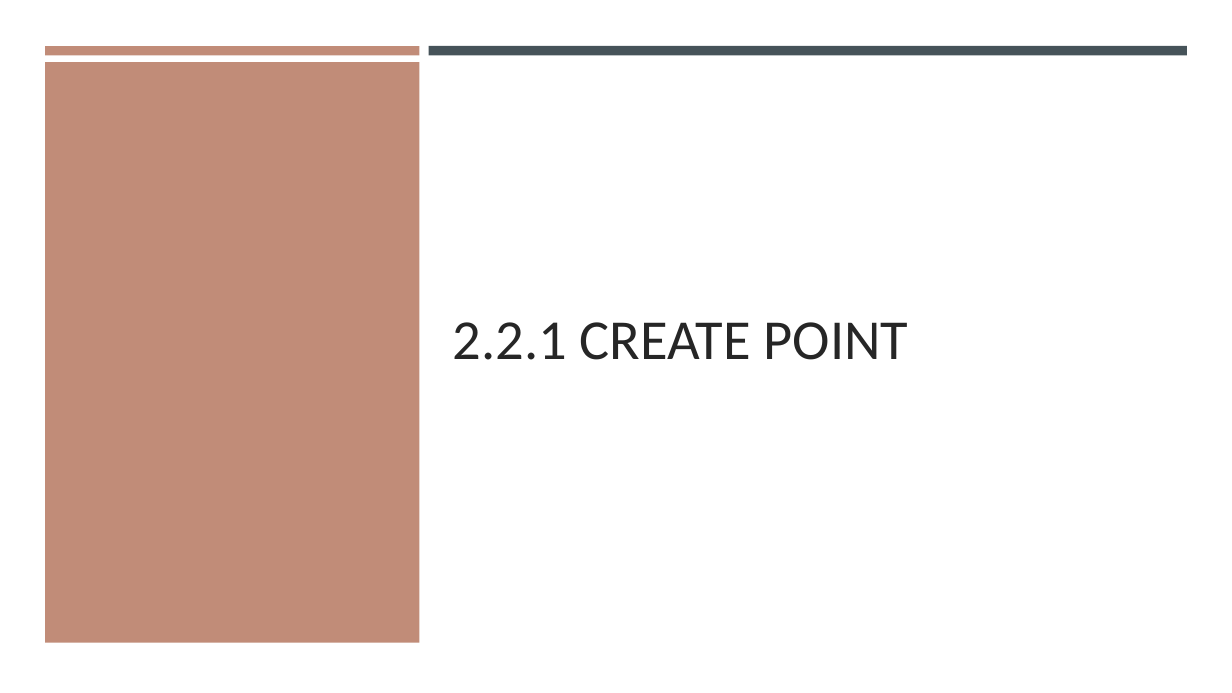
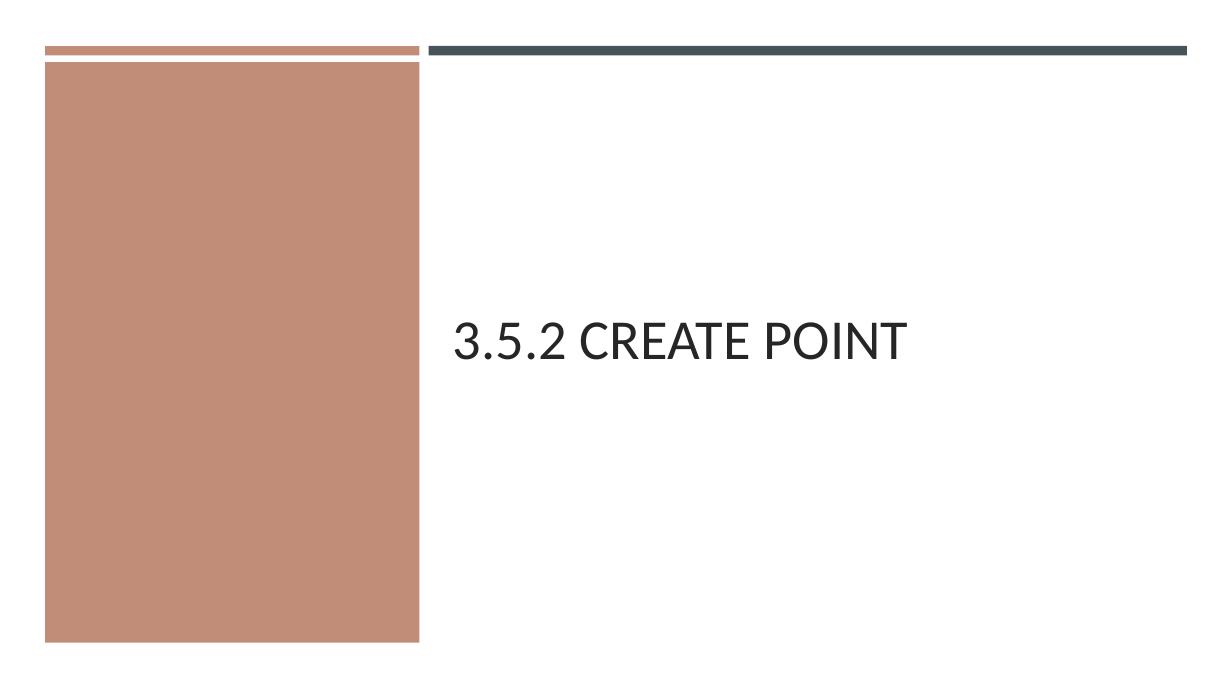
Before and after one commit to gisynw/ssj-376, a slide deck: slide 30 of docs/Lectures/Week03/Week03_SpatialData.pptx (slide 37 before the commit). Drawn at 1232x693 pixels with LibreOffice and Linux fonts; fonts in the diff are those of the drawing. Boxes give left, top, right and bottom in pixels: in the first picture for what was removed or moved away, otherwise in the second. Text is boxed around its words. In the diff, an @@ line names an element or a change of style, - is before the commit and + after.

```diff
--- a/docs/Lectures/Week03/Week03_SpatialData.pptx
+++ b/docs/Lectures/Week03/Week03_SpatialData.pptx
@@ title at (x1=453, y1=322, x2=909, y2=360): text changed @@
-2.2.1 CREATE POINT
+3.5.2 CREATE POINT
```
Also in this commit, not shown: 17 other slides changed, 17 slides added, 5 slides removed, 7 other files.
